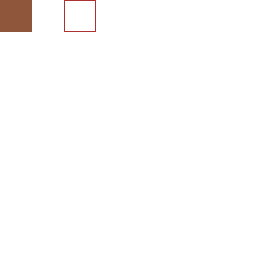
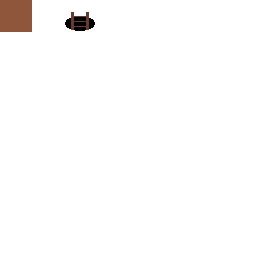
Layers edited between the first and the second 256×256 image:
added layer "hole" above "Background" over [65, 12, 95, 31]
painted on "Background" over [64, 0, 96, 32]
